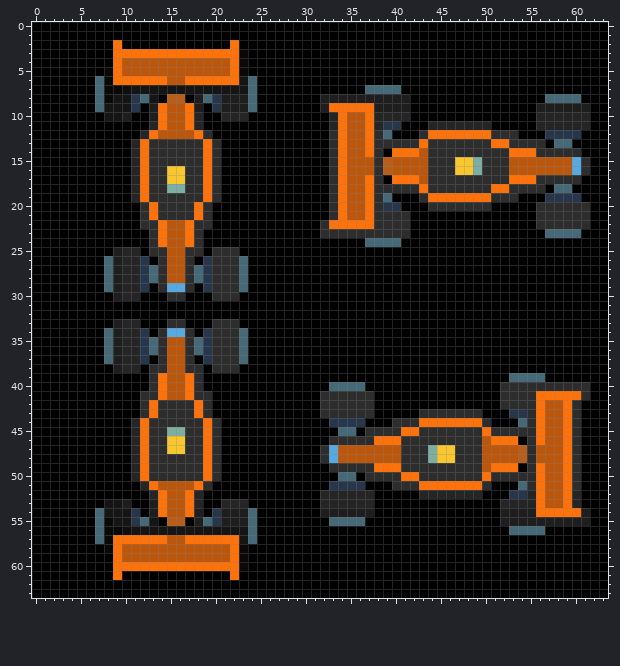
One commit to this pixel-art sprite: image/Mclaren.png. Above: the version before the commit.
The file is 64x64 pixels. Colours within 5 levels of each other are drawn and written as one.
The result:
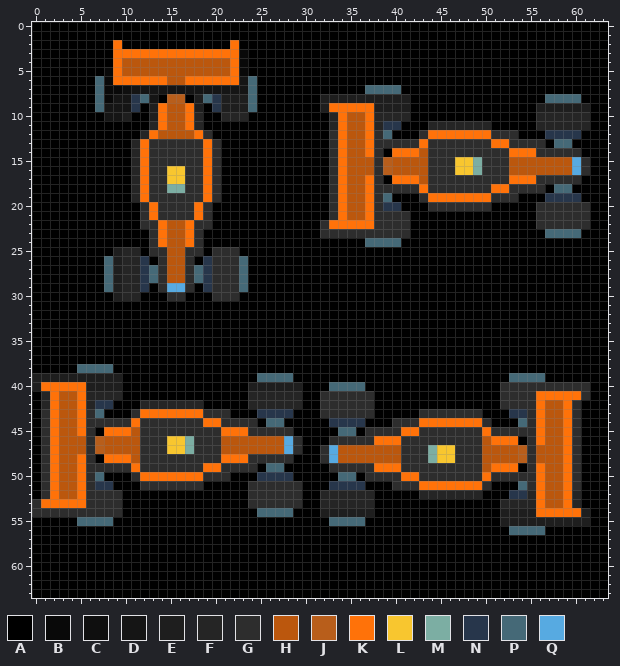
Palette (. is transparent): A #000000  B #090909  C #0f0f0f  D #151515  E #1e1e1e  F #252525  G #2d2d2d  H #bb570d  J #b85e1b  K #ff7209  L #f8c62f  M #7caea3  N #27364b  P #456977  Q #57aae1
Changes in this commit:
Changed rows in their new state; - is an unchanged pixel.
first column x 0:
33 ---------AAA---AA---AAA-------
34 --------AAAAA-AAAA-AAAAA------
35 --------AAAAAAAAAAAAAAAA------
36 --------AAAAAAAAAAAAAAAA------
37 --------AAAAA-AAAA-AAAAA------
38 -----PPPPAAA-AAAAAA-AAA-------
39 EEEEEEEEEE---AAAAAA------PPPP-
40 EKKKKKEEEE---AAAAAA-----EEEEEE
41 -FKHHKFFFF--AAAAAAAA----FFFFFF
42 -FKHHKFNN---FFFFFFFA----FFFFFF
43 -GKHHKGP---GK-KKKK--GG---NNNN-
44 -GKHHKGGGGGKG-------KGGGG-PP--
45 -GKHHKG-KKKHG--GG--G-KKKGGGGG-
46 -GKHHHGJHHHHG----M-G-HHHHHHHQG
47 -GKHHHGJHHHHG----M-G-HHHHHHHQG
48 -GKHHKG-KKKHG------G-KKKGGGGG-
49 -GKHHKGGGGGKG-------KGGGG-PP--
50 -GKHHKGP---G-KKKKKKG-G---NNNN-
51 -GKHHKGNN---GGGGGGGA----GGGGGG
52 -GKHHKGGGG---AAAAAA-----GGGGGG
53 GKKKKKGGGGA--AAAAAA--AAAGGGGGG
54 GGGGGGGGGGAA-AAAAAA-AAAAAPPPP-
55 -----PP-PAAAAA-AA-AAAAAAA-----
56 -------AAAAAAAAAAAAAAAAAA-----
57 -------AAAAAAAAAAAAAAAAAA-----
58 --------AAAAAAAAAAAAAAAA------
59 ---------AAAAAAAAAAAAAAA------
60 ---------AAAAAAAAAAAAAAA------
61 ---------A------------A-------
Pixel boxes of the changes (left, top, right, bottom) in both pictures:
changed: (32, 319, 302, 580)
